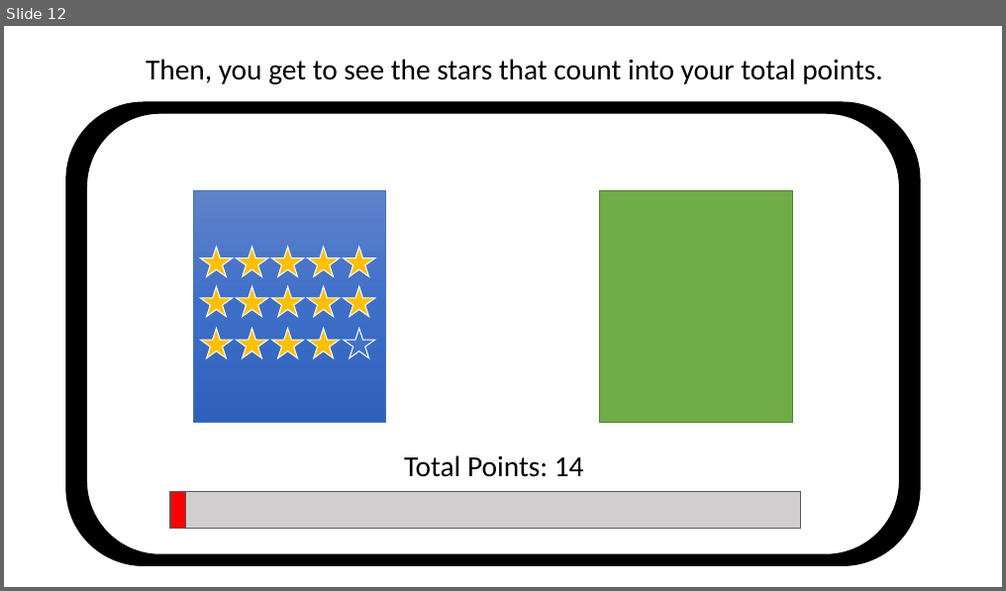
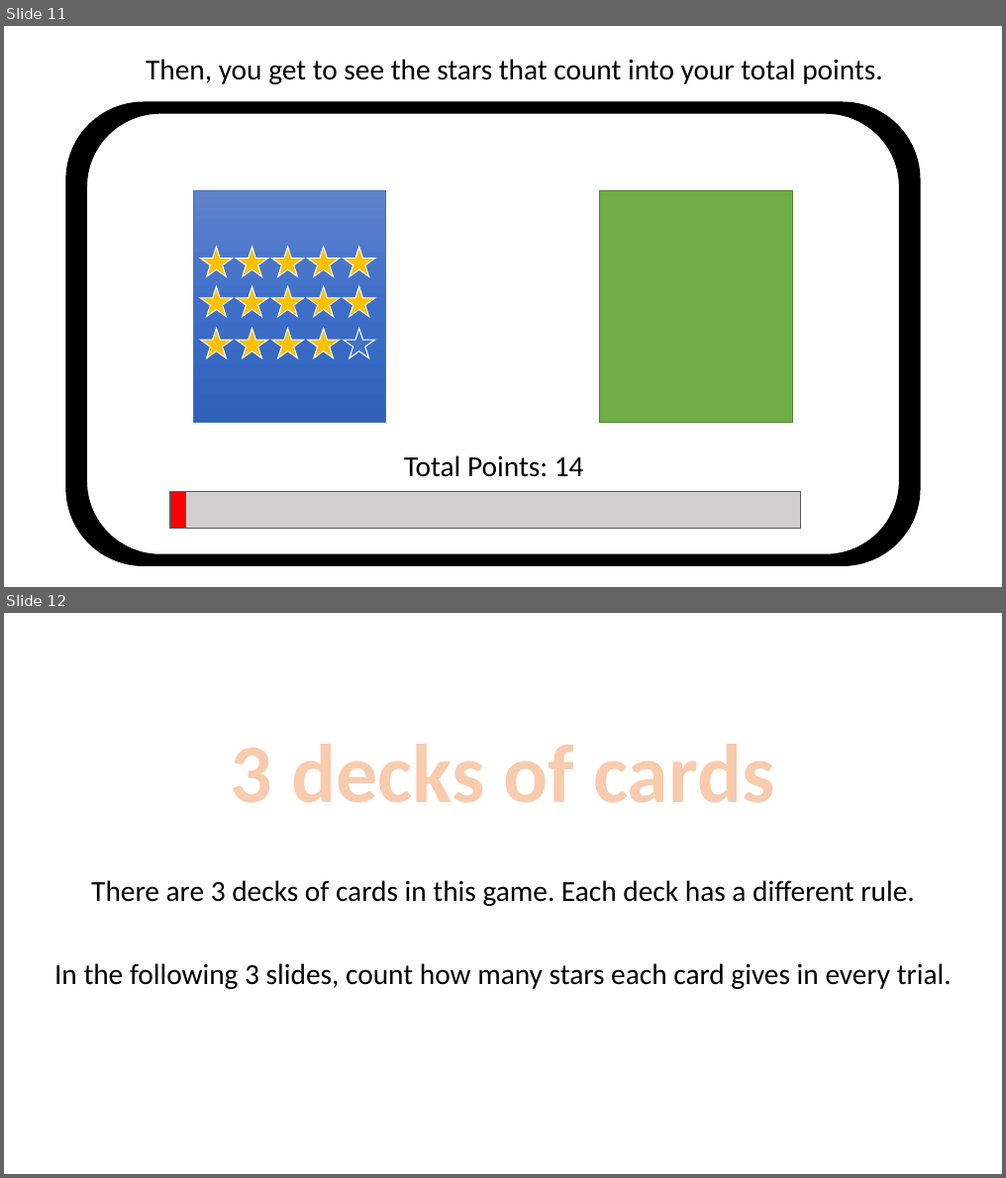
Before and after one commit to LillianXu2019/LUX-RL, a slide deck: images/task_instructions_lux.pptx. Shown one above the other, each under a label of ours: slide 12 before the commit, slides 11 and 12 after it. The pictures are 1006x591 and 1006x1178 pixels, drawn with LibreOffice and Linux fonts; fonts in the diff are those of the drawing. Boxes give left, top, right and bottom in pixels: in the first picture for what was removed or moved away, otherwise in the second. Text is boxed around its words. In the diff, an @@ line names an element or a change of style, - is before the commit and + after.

```diff
--- a/images/task_instructions_lux.pptx
+++ b/images/task_instructions_lux.pptx
@@ slide 12 added at [4,613,1002,1174], background #FFFFFF @@
@@ text added at [231,744,774,803], 80 pt, text #F8CBAD, bold @@
+3 decks of cards
@@ text added at [54,880,951,989], 28 pt, text #000000 @@
+There are 3 decks of cards in this game. Each deck has a different rule.
+In the following 3 slides, count how many stars each card gives in every trial.
@@ what was slide 12 is now slide 11 @@
```
Also in this commit, not shown: 8 slides changed, 6 other slides added, 2 slides removed, 19 other files.
